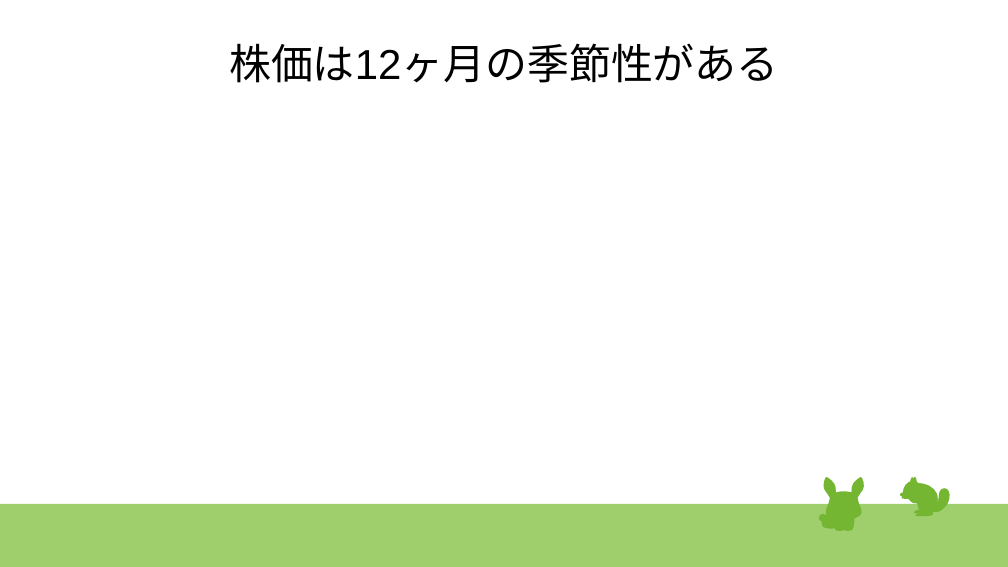
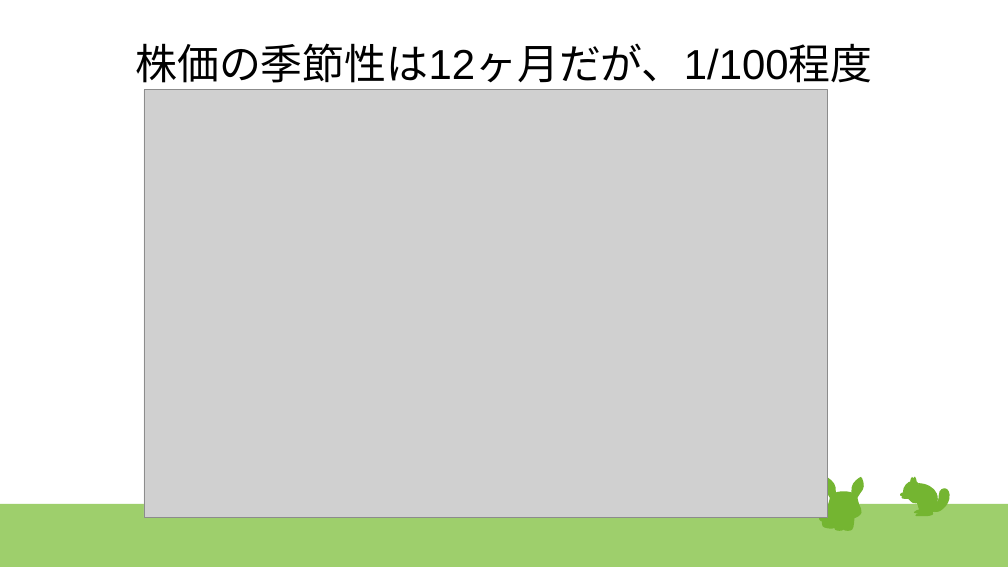
Before and after one commit to kawagashira/deepcraft, a slide deck: slide 5 of time_series/time_series.pptx (slide 4 before the commit). Drawn at 1008x567 pixels with LibreOffice and Linux fonts; fonts in the diff are those of the drawing; grey boxes stand for pictures. Boxes give left, top, right and bottom in pixels: in the first picture for what was removed or moved away, otherwise in the second. Text is boxed around its words. In the diff, an @@ line names an element or a change of style, - is before the commit and + after.

```diff
--- a/time_series/time_series.pptx
+++ b/time_series/time_series.pptx
@@ title at [135, 43, 872, 90]: text changed @@
-株価は12ヶ月の季節性がある
+株価の季節性は12ヶ月だが、1/100程度
@@ picture added at [144, 90, 828, 517] @@
@@ outline redrawn in 4 elements at [820, 514, 828, 522], [822, 513, 836, 529], [826, 491, 862, 520], [824, 477, 837, 501] @@
```
Also in this commit, not shown: 3 other slides changed, 3 slides added, 1 slide removed, 4 other files.
